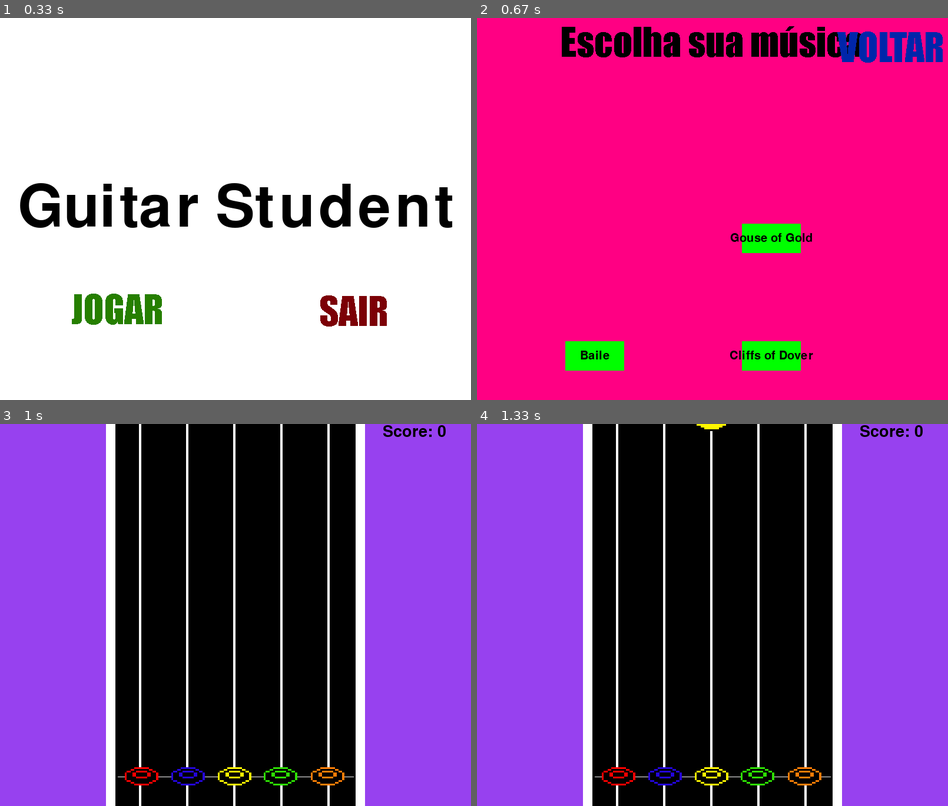
Above: before the commit, frames 1-4 (two rows, left to right).
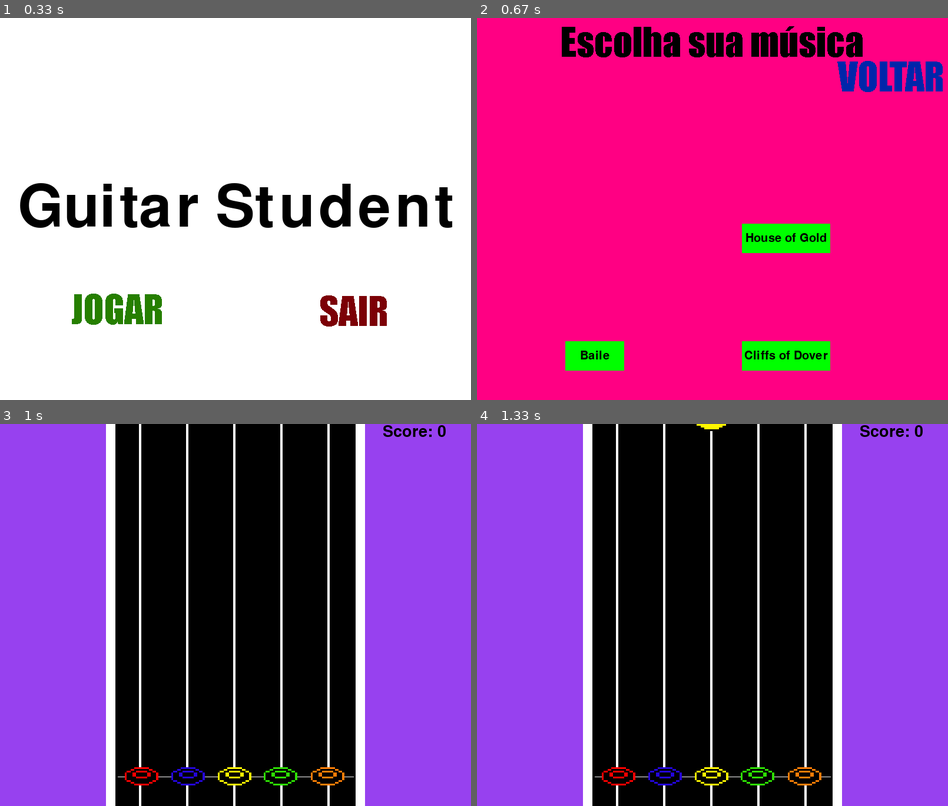
Above: after the commit, the same moments.

Repository: claraluques/projeto-dsoft
Game: pygame game, started from pygame tutorial.py
The game is run twice, just before and just after one commit, with the same random seed, the same clock (stepped at 60 frames per second) and the same inputs.
Inputs (mouse positions are in pixels of both pictures, inside the frame that each line leads up to):
- Up to frame 1 (0.33 s): no input
- Up to frame 2 (0.67 s): click (594, 312) at 0.38 s
- Up to frame 3 (1 s): click "Baile" at 0.75 s
- Up to frame 4 (1.33 s): tap T at 1 s

Frame 1 is identical in both runs. In frame 2, 3.9% of the frame differs, in the area x 53-99%, y 3-93%; in frame 3, nothing differs; in frame 4, nothing differs.

Commit message:
fiz pequenos ajustes de estetica

Diff:
--- a/pygame tutorial.py
+++ b/pygame tutorial.py
@@ -245,10 +245,10 @@
 #        button("Voltar",700,0,100,50,red,bright_red,game_intro)
 #        button("GO!",150,450,100,50,green,bright_green,loop_jogo)
 #        button("Voltar",450,450,100,50,red,bright_red,game_intro)
-        imagebutton(display_width-200,0,200,100,'voltar1.png','voltar2.png', game_intro)
+        imagebutton(display_width-200,50,200,100,'voltar1.png','voltar2.png', game_intro)
         button("Baile",150,550,100,50,green,bright_green,escolha_modo1)
-        button("Cliffs of Dover",450,550,100,50,green,bright_green,escolha_modo2)
-        button("Gouse of Gold",450,350,100,50,green,bright_green,escolha_modo3)
+        button("Cliffs of Dover",450,550,150,50,green,bright_green,escolha_modo2)
+        button("House of Gold",450,350,150,50,green,bright_green,escolha_modo3)
 
         pygame.display.update()
         clock.tick(15)
@@ -419,6 +419,7 @@
                     if count_verygood > 20:
                         print("parei")
                         count_verygood = -1
+
         if count_good >= 0:
                     gameDisplay.blit(GoodImg,(450,175))
                     count_good += 1
